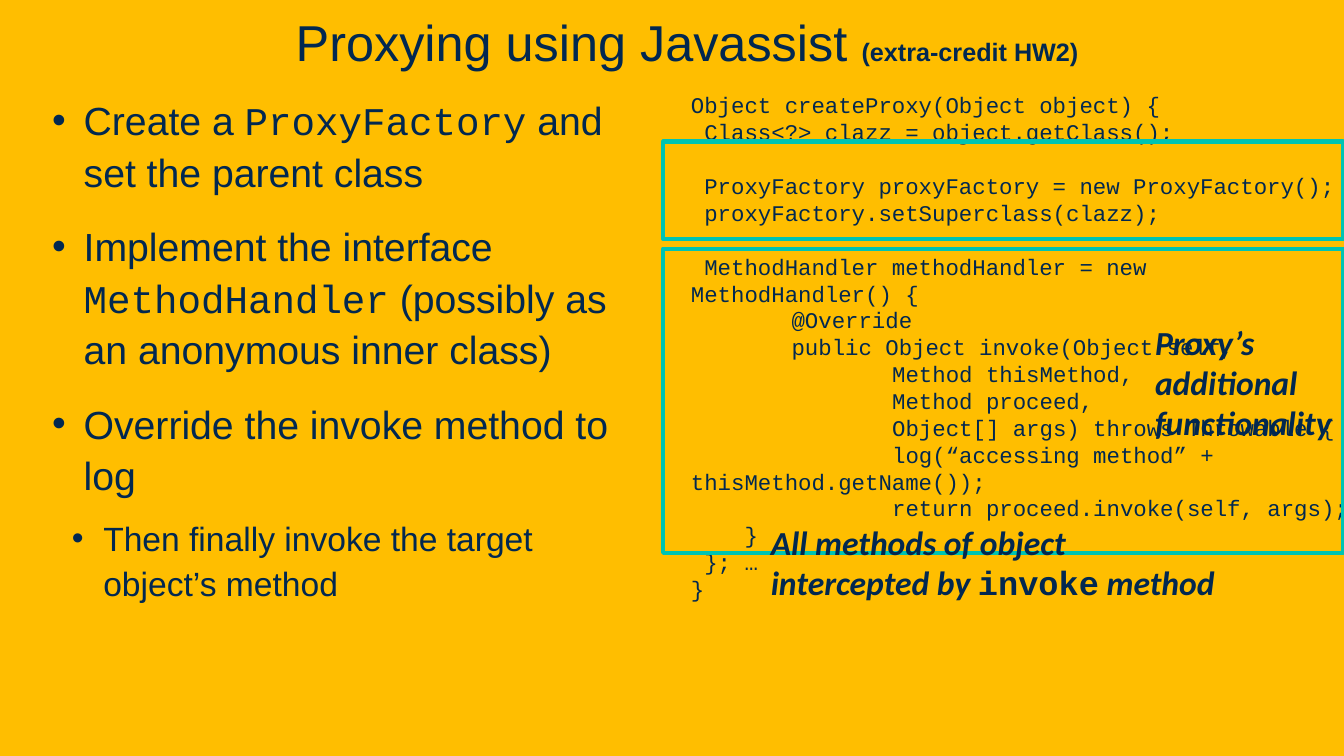
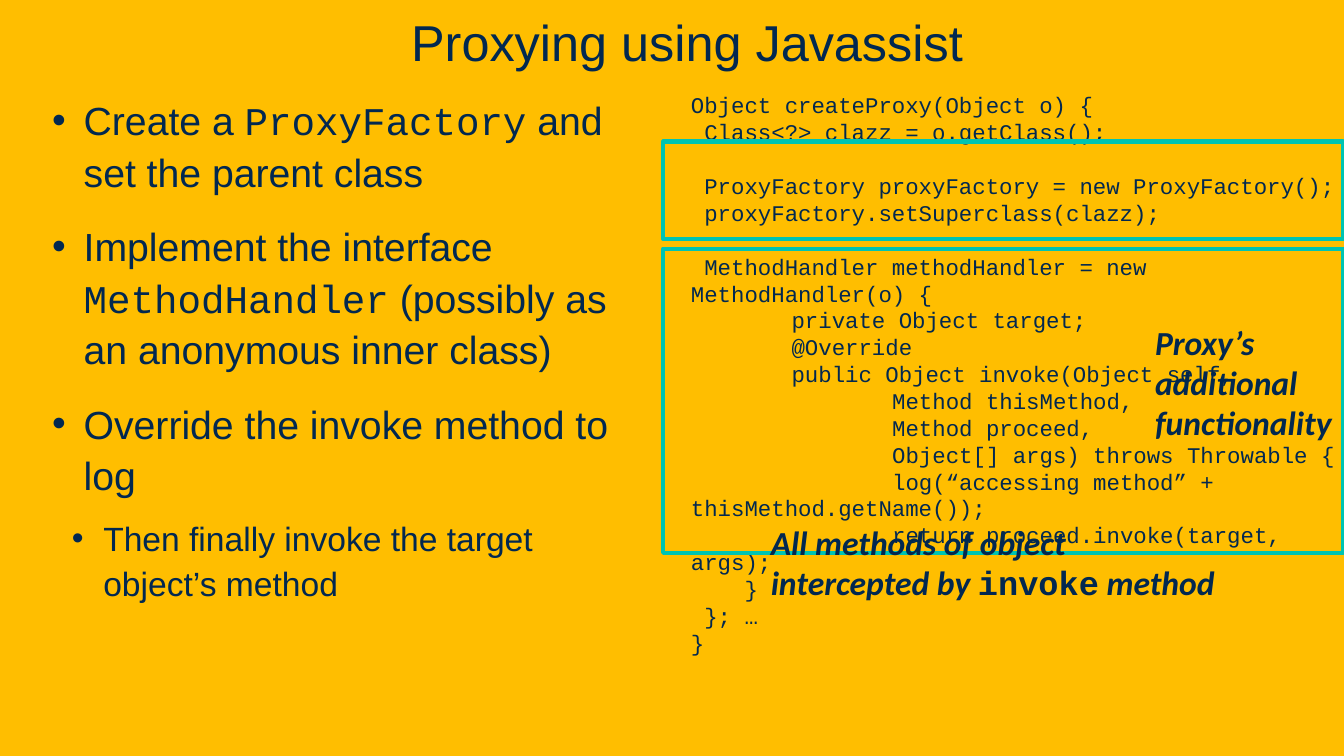
Before and after one commit to davsec-teaching/ECS_160, a slide deck: slide 85 of slides/Reflection.pptx. Drawn at 1344x756 pixels with LibreOffice and Linux fonts; fonts in the diff are those of the drawing; background and template pictures are left out. Boxes give left, top, right and bottom in pixels: in the first picture for what was removed or moved away, otherwise in the second. Text is boxed around its words. In the diff, an @@ line names an element or a change of style, - is before the commit and + after.

```diff
--- a/slides/Reflection.pptx
+++ b/slides/Reflection.pptx
@@ title at (411,24,963,71): text changed @@
-Proxying using Javassist (extra-credit HW2)
+Proxying using Javassist
@@ text at (691,97,1106,145): text changed @@
-Object createProxy(Object object) {
-Class<?> clazz = object.getClass();
+Object createProxy(Object o) {
+Class<?> clazz = o.getClass();
@@ text at (691,259,1146,333): text changed @@
-MethodHandler methodHandler = new MethodHandler() {
+MethodHandler methodHandler = new MethodHandler(o) {
+private Object target;
@@ text at (691,527,1281,575): text changed @@
-return proceed.invoke(self, args);
+return proceed.invoke(target, args);
```
Also in this commit, not shown: 16 other slides changed, 1 other file.
